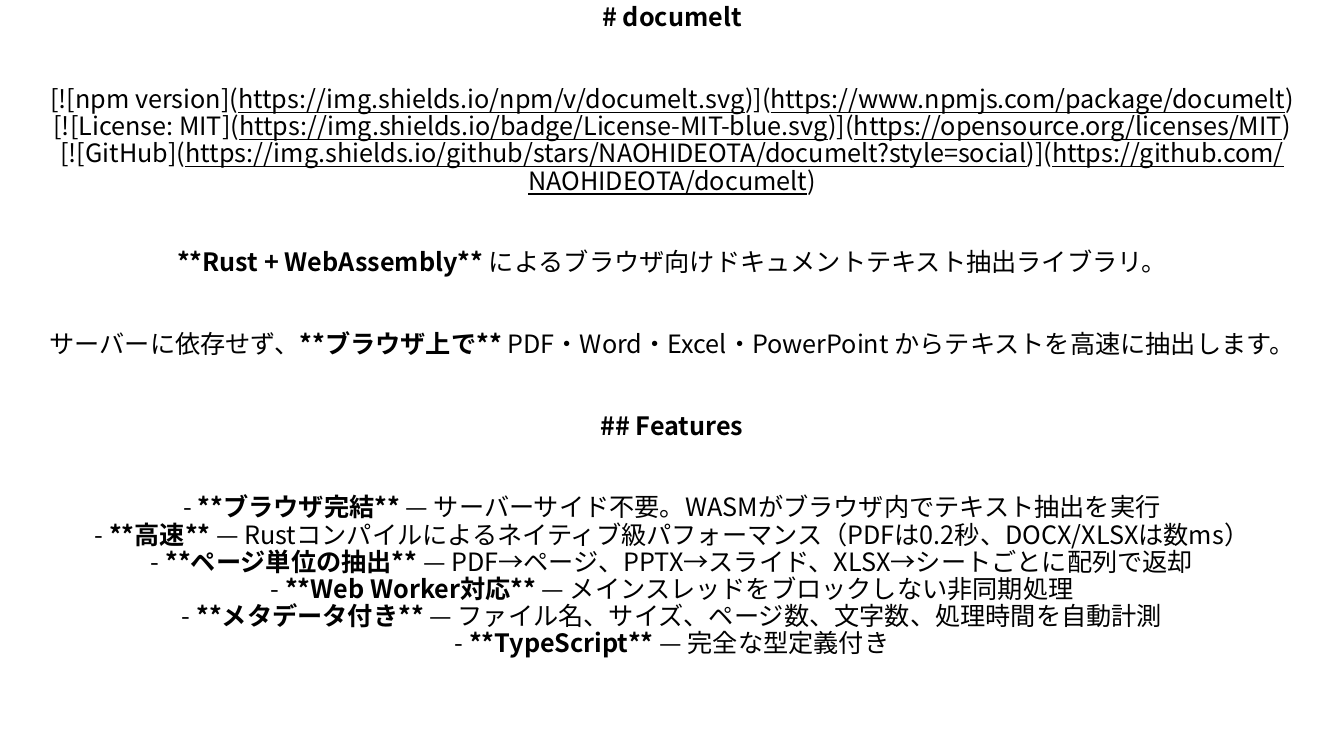
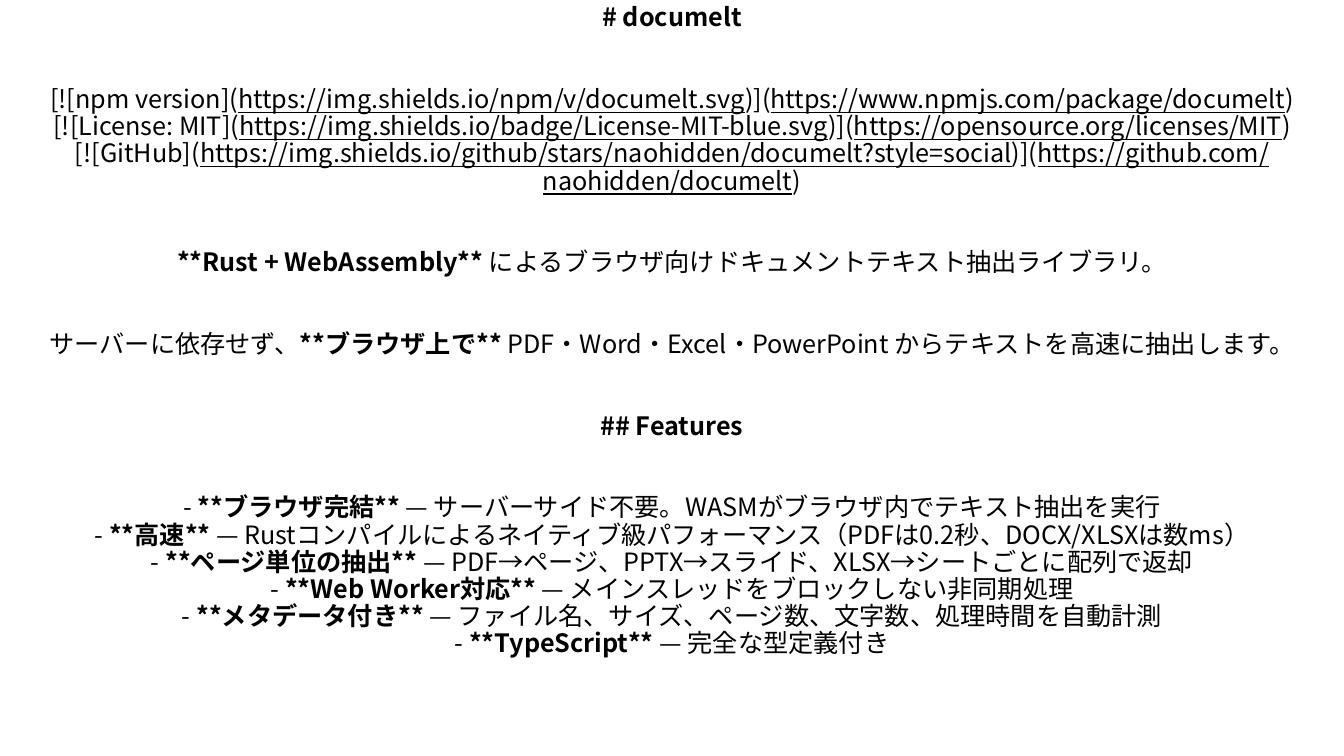
Before and after one commit to naohidden/documelt, a slide deck: slide 1 of samples/sample.pptx. Drawn at 1344x756 pixels with LibreOffice and Linux fonts; fonts in the diff are those of the drawing. Boxes give left, top, right and bottom in pixels: in the first picture for what was removed or moved away, otherwise in the second. Text is boxed around its words. In the diff, an @@ line names an element or a change of style, - is before the commit and + after.

```diff
--- a/samples/sample.pptx
+++ b/samples/sample.pptx
@@ title at [50,6,1294,658]: text changed @@
-# documelt
-[![npm version](https://img.shields.io/npm/v/documelt.svg)](https://www.npmjs.com/package/documelt)
-[![License: MIT](https://img.shields.io/badge/License-MIT-blue.svg)](https://opensource.org/licenses/MIT)
-[![GitHub](https://img.shields.io/github/stars/NAOHIDEOTA/documelt?style=social)](https://github.com/NAOHIDEOTA/documelt)
-**Rust + WebAssembly** によるブラウザ向けドキュメントテキスト抽出ライブラリ。
-サーバーに依存せず、**ブラウザ上で** PDF・Word・Excel・PowerPoint からテキストを高速に抽出します。
-## Features
-- **ブラウザ完結** — サーバーサイド不要。WASMがブラウザ内でテキスト抽出を実行
-- **高速** — Rustコンパイルによるネイティブ級パフォーマンス（PDFは0.2秒、DOCX/XLSXは数ms）
-- **ページ単位の抽出** — PDF→ページ、PPTX→スライド、XLSX→シートごとに配列で返却
-- **Web Worker対応** — メインスレッドをブロックしない非同期処理
-- **メタデータ付き** — ファイル名、サイズ、ページ数、文字数、処理時間を自動計測
-- **TypeScript** — 完全な型定義付き
+# documelt
+[![npm version](https://img.shields.io/npm/v/documelt.svg)](https://www.npmjs.com/package/documelt)
+[![License: MIT](https://img.shields.io/badge/License-MIT-blue.svg)](https://opensource.org/licenses/MIT)
+[![GitHub](https://img.shields.io/github/stars/naohidden/documelt?style=social)](https://github.com/naohidden/documelt)
+**Rust + WebAssembly** によるブラウザ向けドキュメントテキスト抽出ライブラリ。
+サーバーに依存せず、**ブラウザ上で** PDF・Word・Excel・PowerPoint からテキストを高速に抽出します。
+## Features
+- **ブラウザ完結** — サーバーサイド不要。WASMがブラウザ内でテキスト抽出を実行
+- **高速** — Rustコンパイルによるネイティブ級パフォーマンス（PDFは0.2秒、DOCX/XLSXは数ms）
+- **ページ単位の抽出** — PDF→ページ、PPTX→スライド、XLSX→シートごとに配列で返却
+- **Web Worker対応** — メインスレッドをブロックしない非同期処理
+- **メタデータ付き** — ファイル名、サイズ、ページ数、文字数、処理時間を自動計測
+- **TypeScript** — 完全な型定義付き
```
Also in this commit, not shown: 1 other slide changed, 7 other files.
